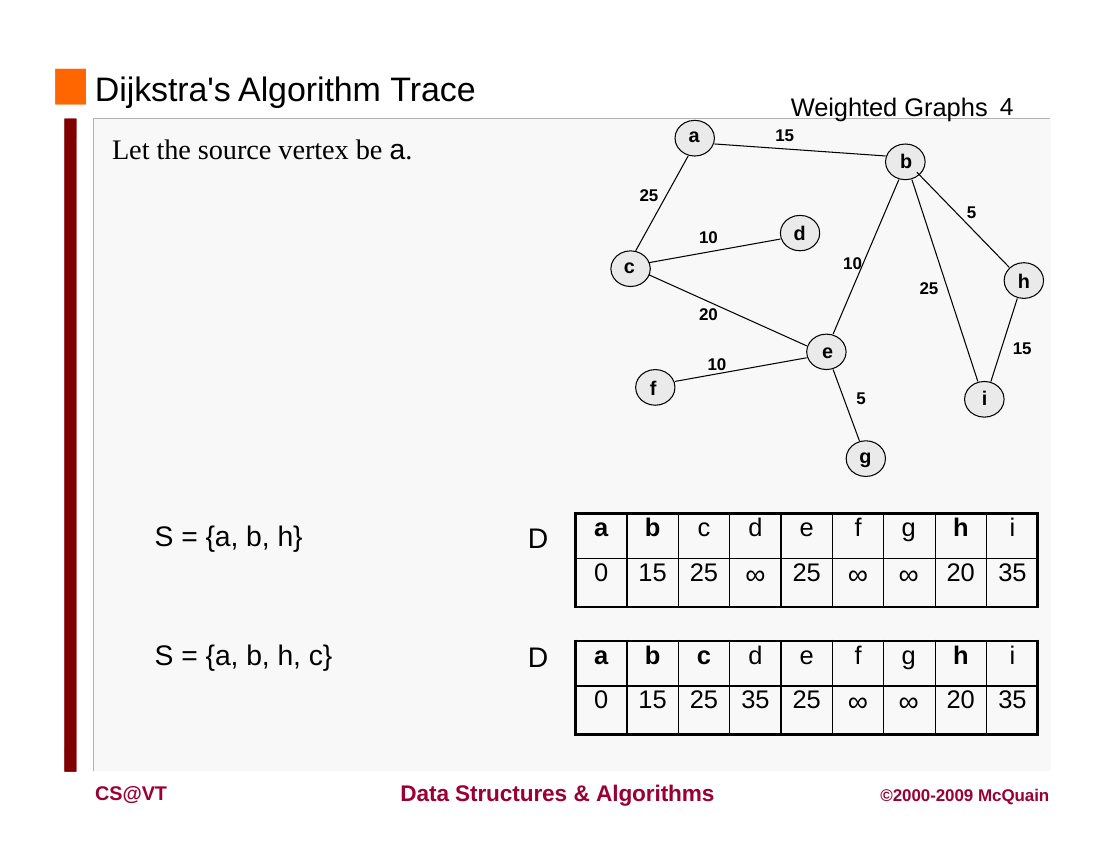
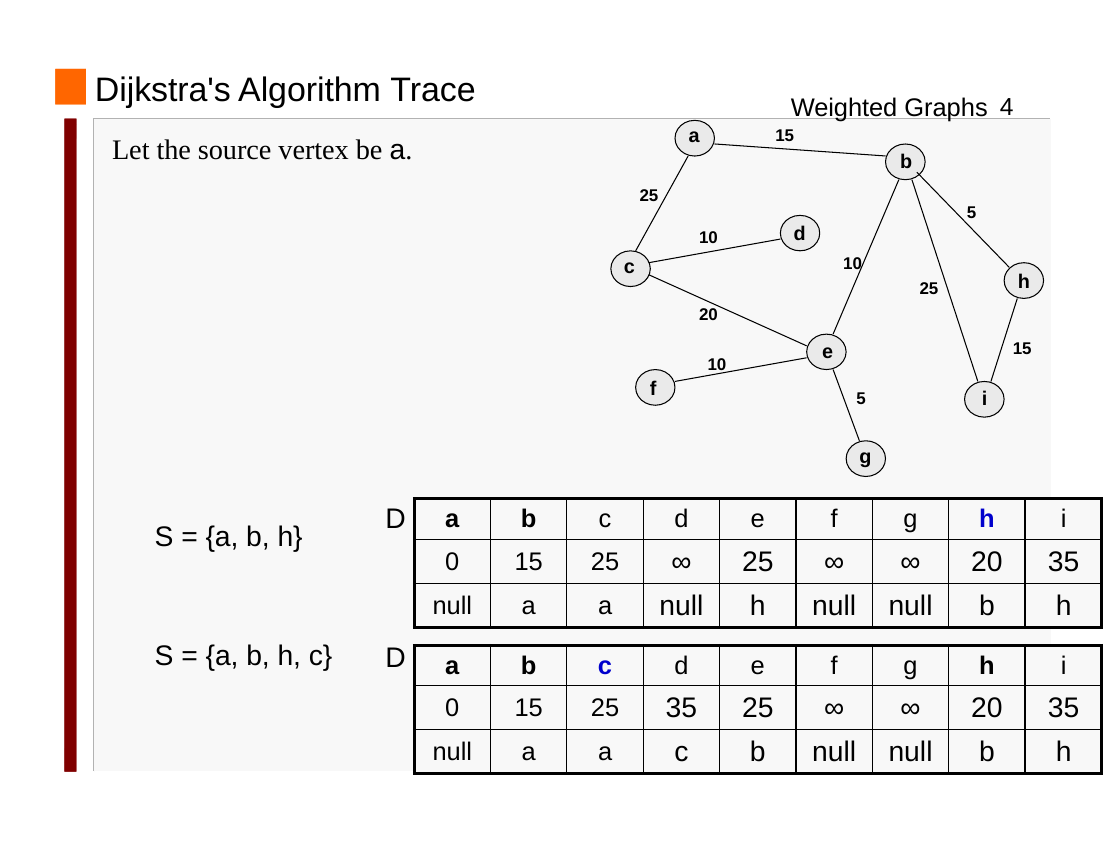
Before and after one commit to Cy-FairCS/cs3, a slide deck: slide 5 of u09a_graphTheory/notes/5 Weighted Graphs/Dijkstra's Algorithm.pptx. Drawn at 1120x865 pixels with LibreOffice and Linux fonts; fonts in the diff are those of the drawing. Boxes give left, top, right and bottom in pixels: in the first picture for what was removed or moved away, otherwise in the second. Text is boxed around its words. In the diff, an @@ line names an element or a change of style, - is before the commit and + after.

```diff
--- a/u09a_graphTheory/notes/5 Weighted Graphs/Dijkstra's Algorithm.pptx
+++ b/u09a_graphTheory/notes/5 Weighted Graphs/Dijkstra's Algorithm.pptx
@@ text "D": place and size @@
-text "D" at bbox=[528, 528, 548, 548]
+text "D" at bbox=[385, 508, 405, 528]
@@ table at bbox=[414, 499, 1102, 627] @@
+row 3: null | a | a | null | h | null | null | b | h
@@ table: place and size @@
-table at bbox=[575, 514, 1039, 608]
+table at bbox=[414, 499, 1102, 627]
@@ text "D": place and size @@
-text "D" at bbox=[528, 647, 548, 667]
+text "D" at bbox=[385, 647, 405, 667]
@@ table at bbox=[414, 646, 1102, 774] @@
+row 3: null | a | a | c | b | null | null | b | h
@@ table: place and size @@
-table at bbox=[575, 641, 1039, 735]
+table at bbox=[414, 646, 1102, 774]
@@ text removed at bbox=[95, 786, 167, 803] @@
-CS@VT
@@ text removed at bbox=[400, 784, 714, 806] @@
-Data Structures & Algorithms
@@ text removed at bbox=[880, 788, 1049, 805] @@
-©2000-2009 McQuain
```
Also in this commit, not shown: 3 other slides changed, 1 other file.
